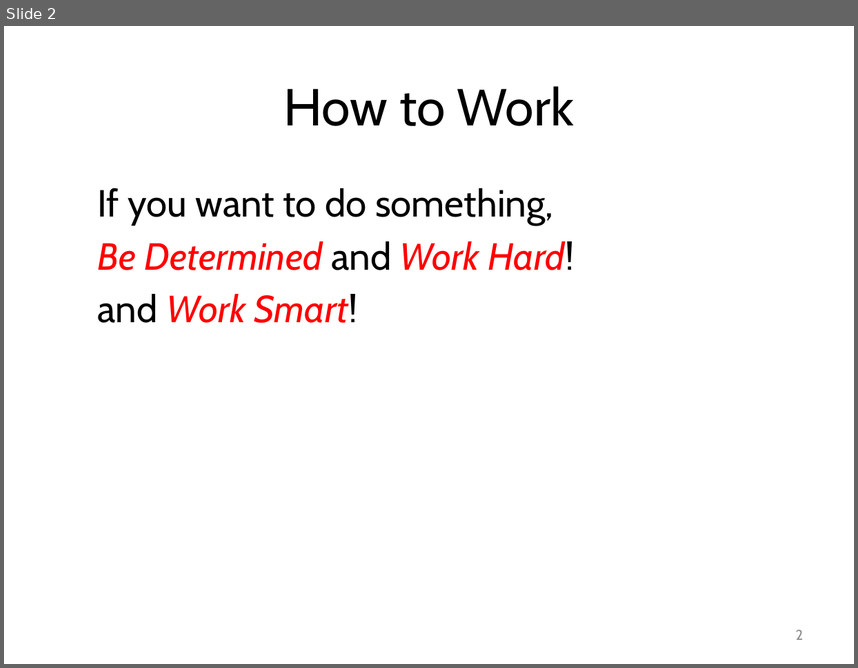
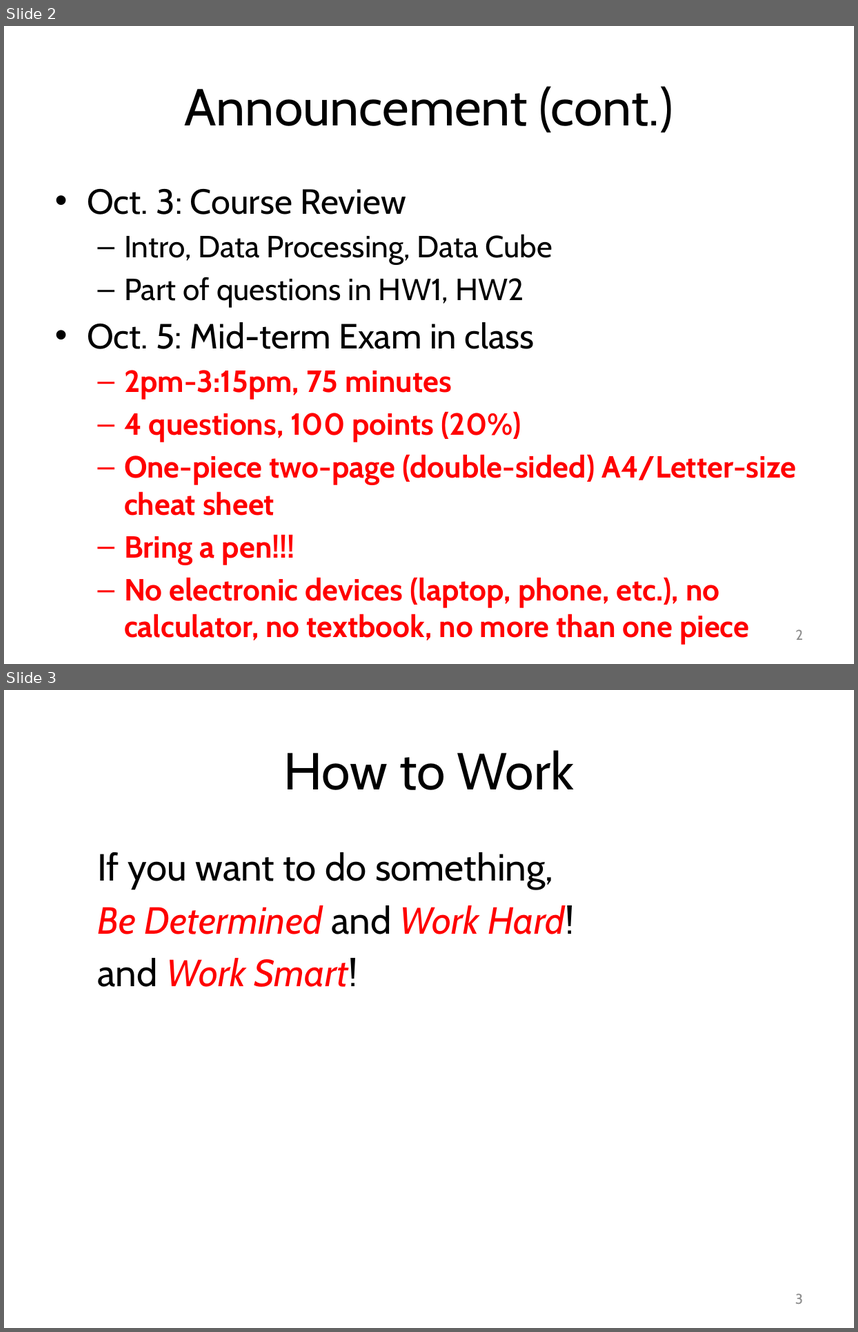
Before and after one commit to mjiang89/mjiang89.github.io, a slide deck: teaching/CSEx0647Fall17-09-DataWarehouse.pptx. Shown one above the other, each under a label of ours: slide 2 before the commit, slides 2 and 3 after it. The pictures are 858x668 and 858x1332 pixels, drawn with LibreOffice and Linux fonts; fonts in the diff are those of the drawing. Boxes give left, top, right and bottom in pixels: in the first picture for what was removed or moved away, otherwise in the second. Text is boxed around its words. In the diff, an @@ line names an element or a change of style, - is before the commit and + after.

```diff
--- a/teaching/CSEx0647Fall17-09-DataWarehouse.pptx
+++ b/teaching/CSEx0647Fall17-09-DataWarehouse.pptx
@@ slide 2 added at (x1=4, y1=26, x2=854, y2=664), background #FFFFFF @@
@@ title added at (x1=185, y1=86, x2=673, y2=133), 44 pt, text #000000 @@
+Announcement (cont.)
@@ text added at (x1=87, y1=189, x2=797, y2=644), 25.9 pt, text #FF0000, bold @@
+• Oct. 3: Course Review
+  – Intro, Data Processing, Data Cube
+  – Part of questions in HW1, HW2
+• Oct. 5: Mid-term Exam in class
+  – 2pm-3:15pm, 75 minutes
+  – 4 questions, 100 points (20%)
+  – One-piece two-page (double-sided) A4/Letter-size cheat sheet
+  – Bring a pen!!!
+  – No electronic devices (laptop, phone, etc.), no calculator, no textbook, no more than one piece
@@ page number added at (x1=795, y1=629, x2=803, y2=639), 12 pt, text #8C8C8C @@
+2
@@ what was slide 2 is now slide 3 @@
@@ page number at (x1=795, y1=1293, x2=803, y2=1303): text changed @@
-2
+3
```
Also in this commit, not shown: 1 slide changed, 2 other files.
